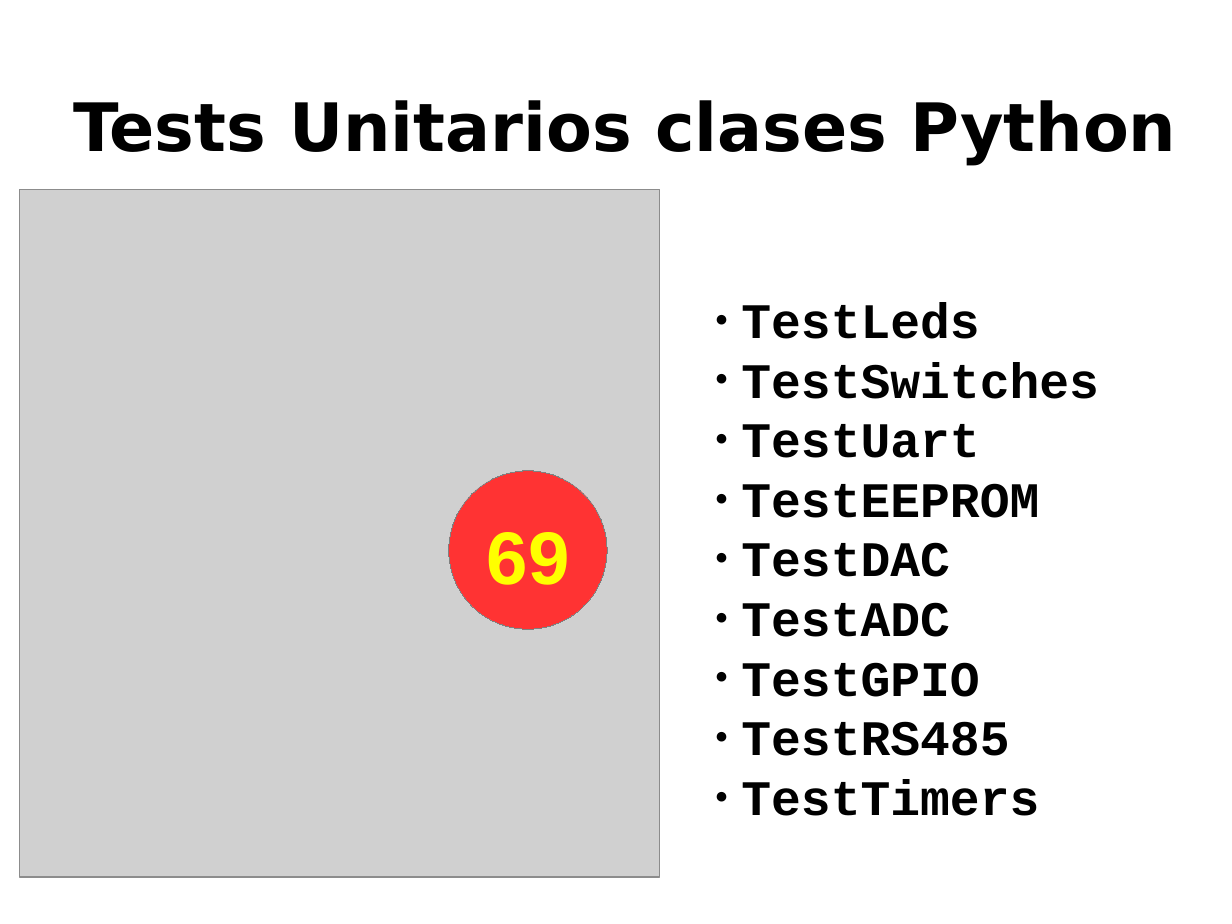
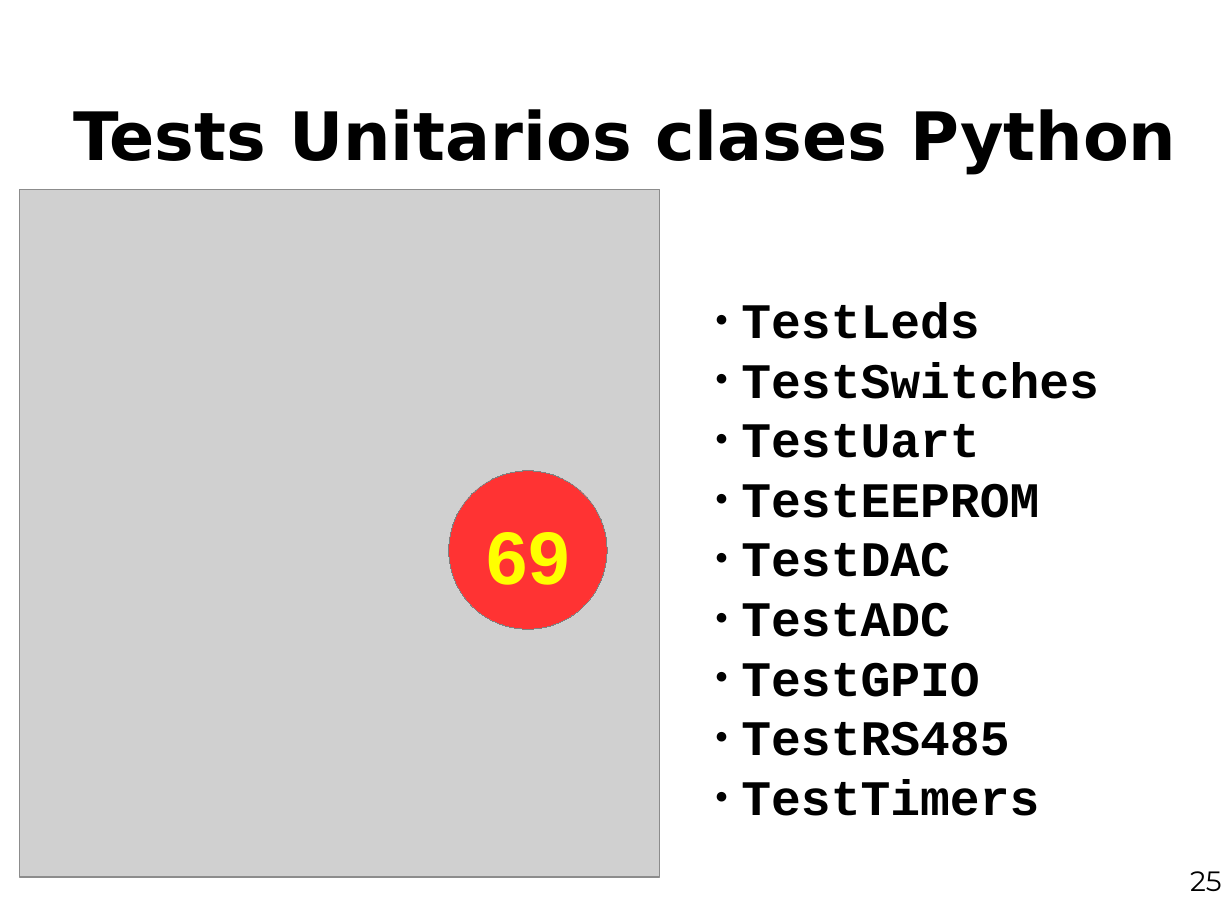
Before and after one commit to ernesto-g/tpfinalcese, a slide deck: slide 26 of presentacion/presentacion_v1.odp. Drawn at 1232x924 pixels with LibreOffice and Linux fonts; fonts in the diff are those of the drawing; grey boxes stand for pictures; background and template pictures are left out. Boxes give left, top, right and bottom in pixels: in the first picture for what was removed or moved away, otherwise in the second. Text is boxed around its words. In the diff, an @@ line names an element or a change of style, - is before the commit and + after.

```diff
--- a/presentacion/presentacion_v1.odp
+++ b/presentacion/presentacion_v1.odp
@@ title "Tests Unitarios clases Python": place and size @@
-title "Tests Unitarios clases Python" at [73, 100, 1176, 166]
+title "Tests Unitarios clases Python" at [73, 109, 1176, 175]
@@ text added at [1190, 871, 1222, 891], 18 pt, text #000000 @@
+25
```
Also in this commit, not shown: 27 other slides changed, 3 slides added, 2 slides removed, 7 other files.
